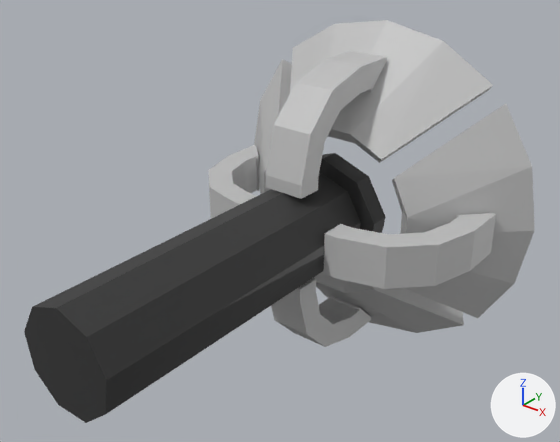
Two versions of the Blender file Models/Weapon-Healing-Barrel.blend, one commit apart.
Rendered twice from a 50 mm lens placed at (3.89, -2.5, 3.22), pointed at (0.07, 2.28, 0.25). Lighting does not change. The marker at lower right points along +X, +Y and +Z.

The first picture shows 'Weapon-Healing-Barrel'.
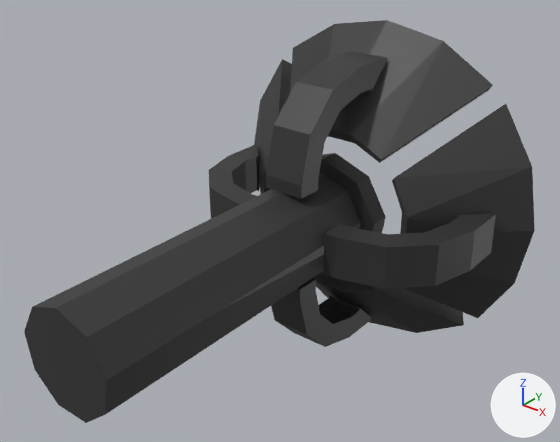
Changed parts and their boxes [x1, y1, x2, y2] in the pictures (560 x 442 px):
part 1 of me_weapon_healing_barrel, recoloured: [208, 20, 535, 347] in both

The change, as a diff of the scene's bpy script:
```diff
--- a/Models/Weapon-Healing-Barrel.blend.py
+++ b/Models/Weapon-Healing-Barrel.blend.py
@@ mat_barrel @@
+mat_barrel = principled_material('Barrel')
+mat_barrel.base_color = (0.0331, 0.0331, 0.0331)  # black #333333
@@ me_weapon_healing_barrel @@
 me_weapon_healing_barrel.from_pydata(...)  # 266 vertices, 507 faces; spans x -1.71..1.71, y -1.71..1.71, z 0.0..4.15
 # used by ob_weapon_healing_barrel; location = (0.0, 0.0, 0.0); rotation_euler = (-1.571, -1.571, 0.0), in degrees (-90, -90, 0)
+# me_weapon_healing_barrel part 1: 379 of the faces centred in x -1.61..1.61, y -1.61..1.61, z 2.41..4.1 switch from mat_material_001 (light grey #c2c2c2) to mat_barrel (black #333333)
 me_weapon_healing_barrel.materials.append(mat_material)
```
